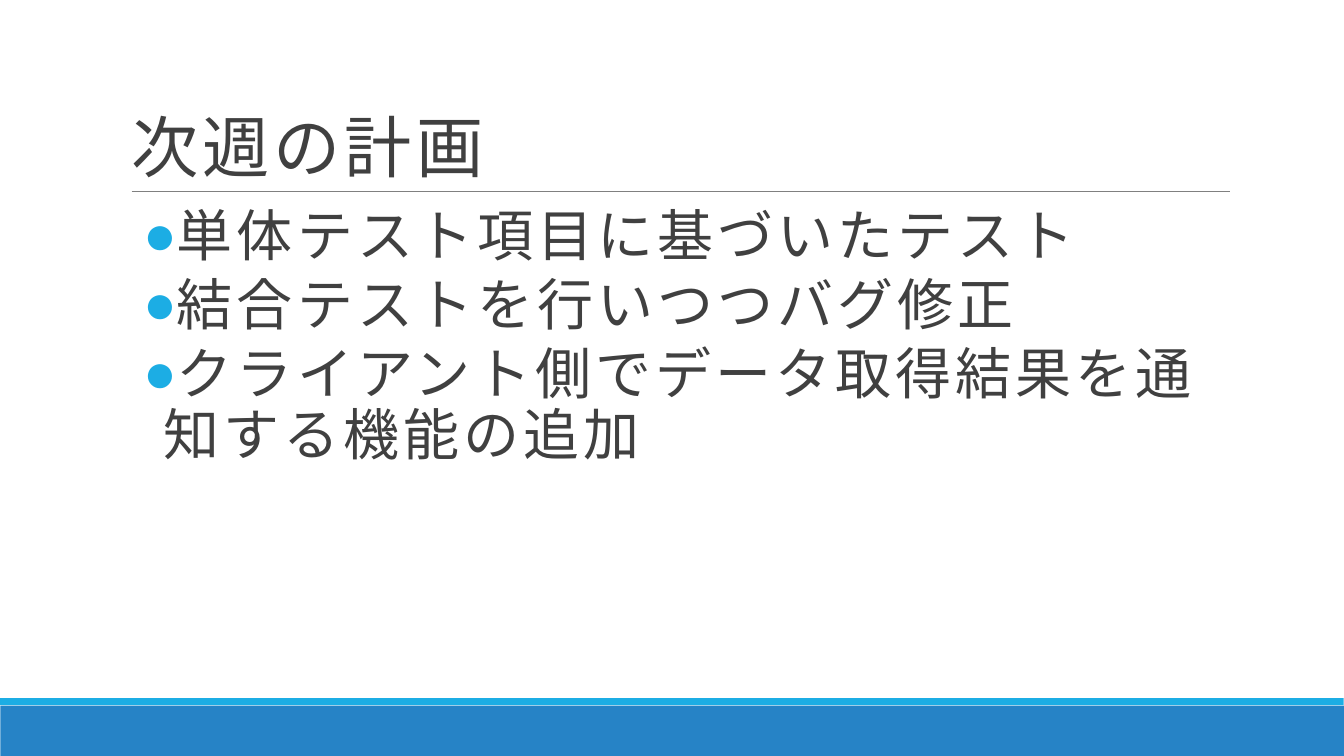
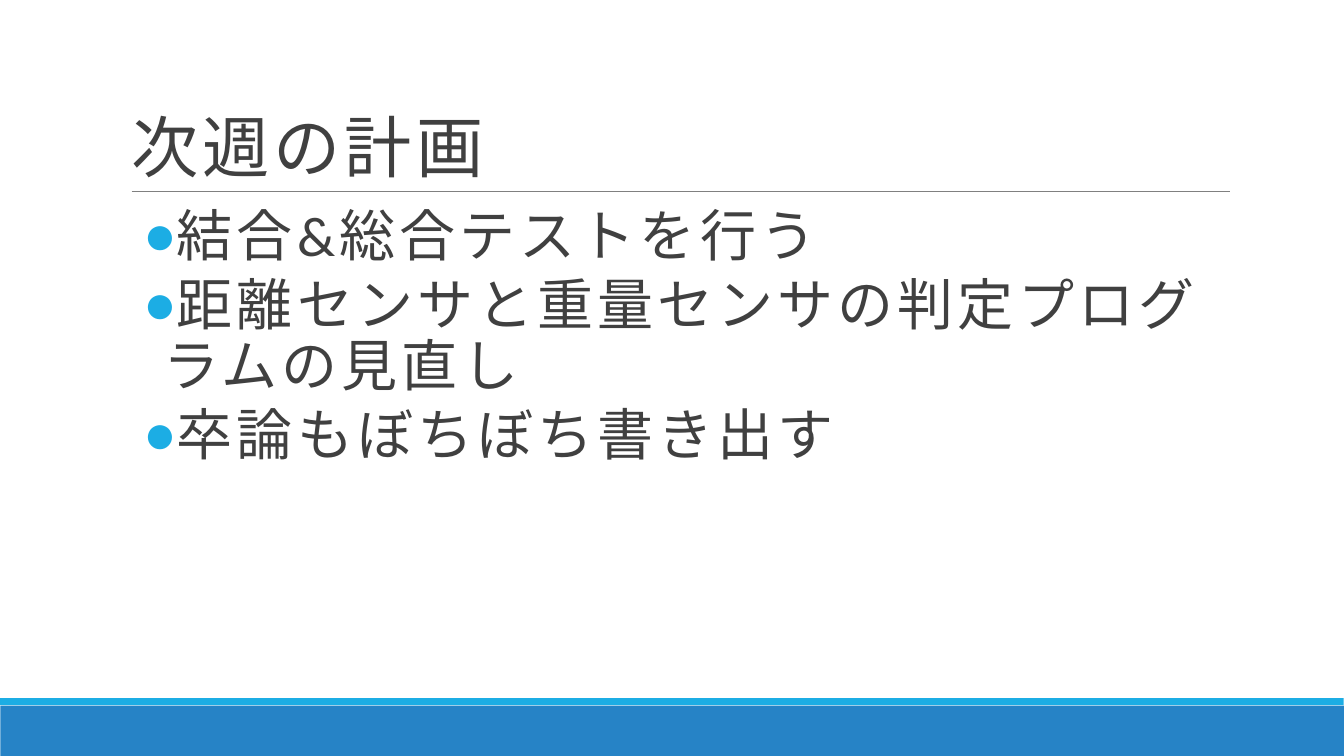
Before and after one commit to DJ956/YoloBarcodeReader, a slide deck: slide 8 of プレゼン/RapidCart20200106.pptx. Drawn at 1344x756 pixels with LibreOffice and Linux fonts; fonts in the diff are those of the drawing. Boxes give left, top, right and bottom in pixels: in the first picture for what was removed or moved away, otherwise in the second. Text is boxed around its words. In the diff, an @@ line names an element or a change of style, - is before the commit and + after.

```diff
--- a/プレゼン/RapidCart20200106.pptx
+++ b/プレゼン/RapidCart20200106.pptx
@@ text at (x1=163, y1=209, x2=1194, y2=460): text changed @@
-  ● 単体テスト項目に基づいたテスト
-  ● 結合テストを行いつつバグ修正
-  ● クライアント側でデータ取得結果を通知する機能の追加
+  ● 結合&総合テストを行う
+  ● 距離センサと重量センサの判定プログラムの見直し
+  ● 卒論もぼちぼち書き出す
```
Also in this commit, not shown: 3 other slides changed.
